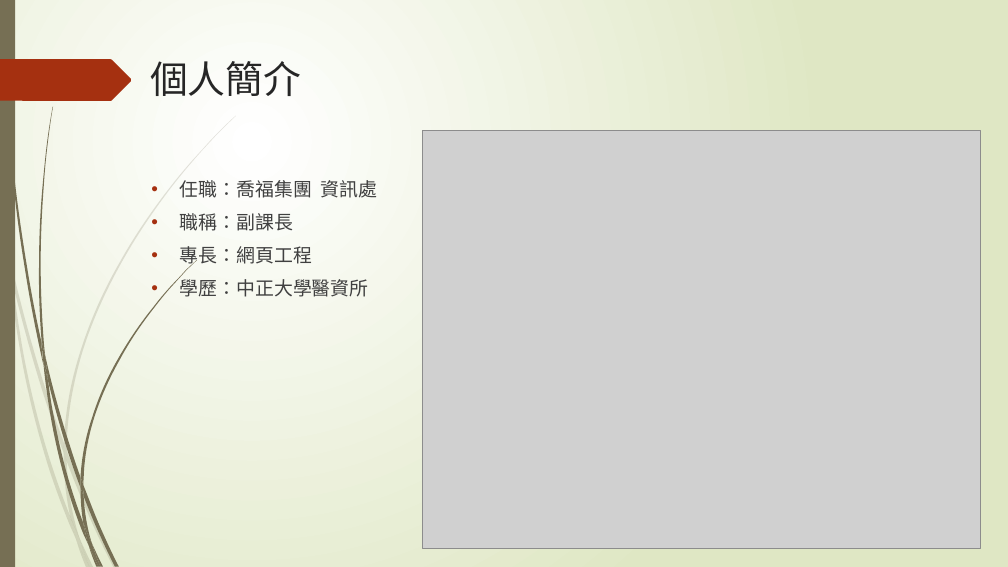
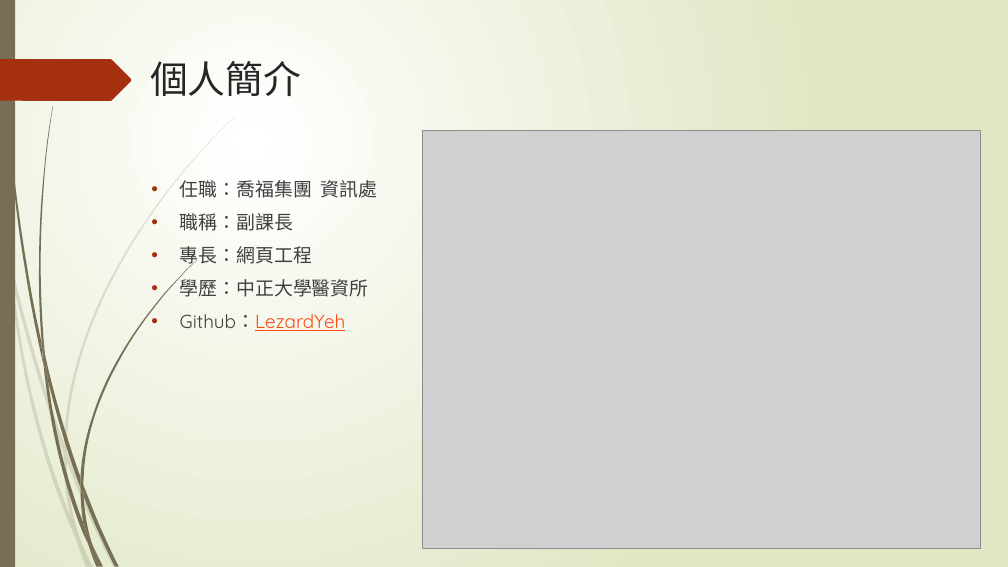
Before and after one commit to LezardYeh/f2e-ccu-speech, a slide deck: slide 4 of f2e.pptx. Drawn at 1008x567 pixels with LibreOffice and Linux fonts; fonts in the diff are those of the drawing; grey boxes stand for pictures. Boxes give left, top, right and bottom in pixels: in the first picture for what was removed or moved away, otherwise in the second. Text is boxed around its words. In the diff, an @@ line names an element or a change of style, - is before the commit and + after.

```diff
--- a/f2e.pptx
+++ b/f2e.pptx
@@ text at [180, 314, 346, 331]: paragraph added @@
+• Github：LezardYeh
```
Also in this commit, not shown: 2 other slides changed.
